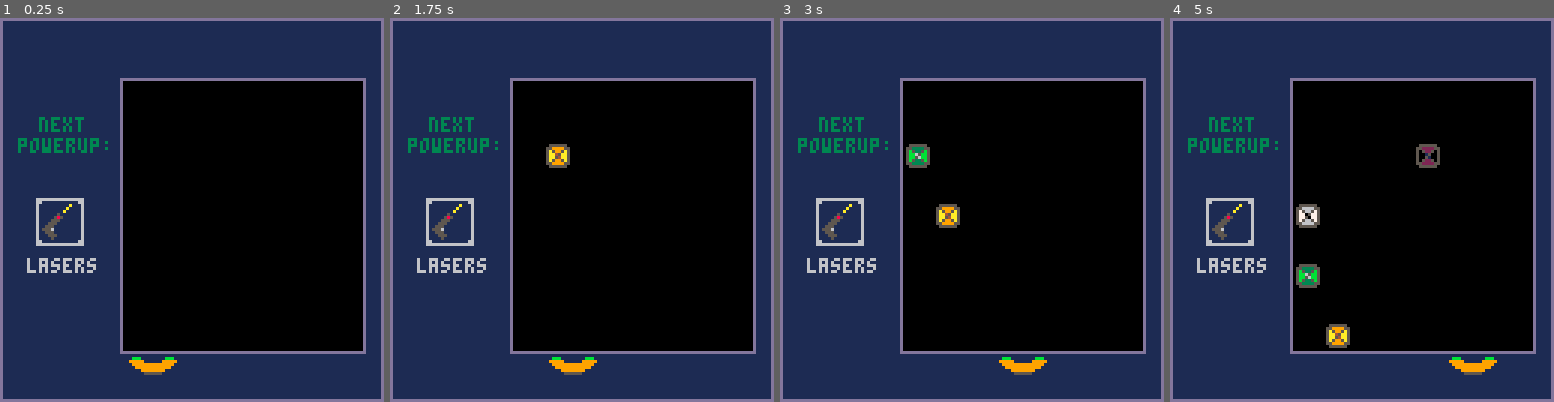
Above: before the commit, frames 1-4 (left to right).
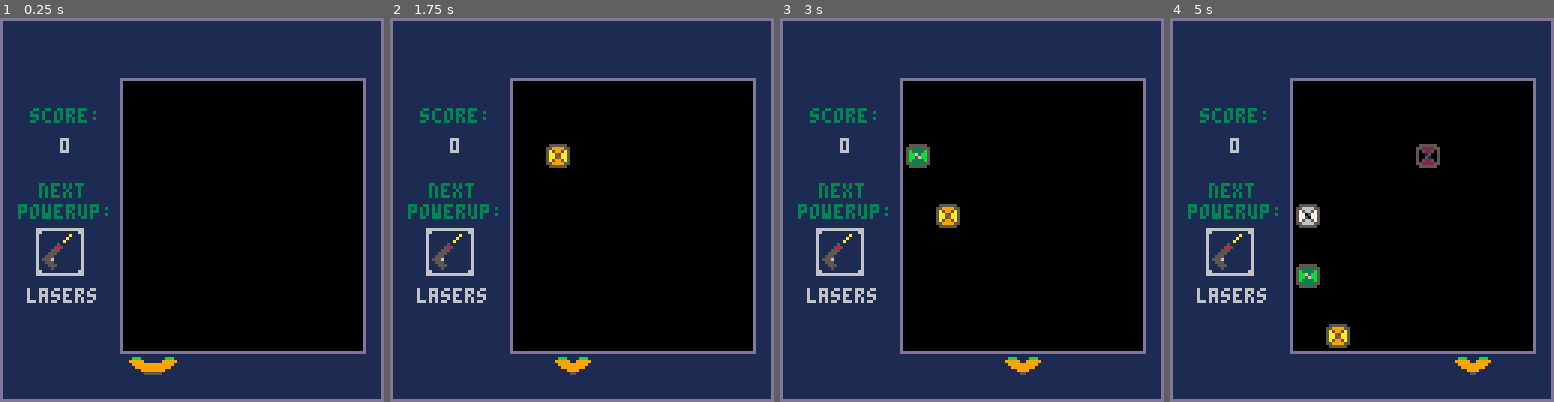
Above: after the commit, the same moments.

Repository: elennick/switchxs
Game: PICO-8 cartridge switchxs.p8
The game is run twice, just before and just after one commit, with the same random seed, the same clock (stepped at 60 frames per second) and the same inputs.
Inputs:
- Up to frame 1 (0.25 s): no input
- Up to frame 2 (1.75 s): tap X (X key) at 0.33, 1.07 s; tap O (Z key) at 0.7, 1.7 s; hold Right from 1.6 s (still down)
- Up to frame 3 (3 s): tap X (X key) at 1.85, 2.97 s; release Right at 2.1 s; tap O (Z key) at 2.1, 2.5, 2.9 s; hold Right from 2.47 s (still down)
- Up to frame 4 (5 s): release Right at 3.03 s; hold Left 3.08-3.58 s; tap O (Z key) every 0.4 s from 3.3 to 4.9 s; hold Down 3.63-3.97 s; hold Right 4.02-4.68 s; tap X (X key) at 4.08 s

The runs differ from the first frame. In frame 1, 3.1% of the frame differs, in the area x 4-29%, y 23-75%; in frame 2, 3.3%, in the area x 4-54%, y 23-93%; in frame 3, 3.3%; in frame 4, 3.3%.

Commit message:
made flipper animate and tiles can now match

Diff:
--- a/switchxs.p8
+++ b/switchxs.p8
@@ -10,8 +10,15 @@
   delta = 0
   spawntimer = 0
 
+  score = 0
+  powerlevel = 0
+
   flipper = {}
   flipper.x = 1
+  flipper.spr = {11, 13, 27, 13}
+  flipper.curfrm = 1
+  flipper.tslaf = 0
+  flipper.animating = false
 
   tiles = {} //array of tiles
   grid = {} //2d grid of tiles
@@ -36,6 +43,7 @@
     newtile.x = row
     newtile.y = 1
     newtile.spr = img
+    newtile.ani = {20,21,22,23,24}
     newtile.falling = true
     newtile.exploding = false
     add(tiles, newtile)
@@ -43,29 +51,53 @@
     spawntimer = 0
   end
 
-  //move tiles downward
+  //move tiles downward and
+  //check for matches
   delta += 1
   if delta > 15 then
     for k, v in pairs(tiles) do
+      //move down
       local itb = is_tile_below(v)
       if not itb and v.y < t_height - 1
       		then v.y = min(t_height - 1, v.y+1)
       else
         v.falling = false
       end
+
+      //check for matches
+      if v.y < t_height then
+        local tile1 = grid[v.x][v.y]
+        local tile2 = grid[v.x][v.y+1]
+
+        if tile1 ~= nil and tile2 ~= nil and tile1.spr == tile2.spr then
+          del(tiles, tile1)
+          del(tiles, tile2)
+          score += 50
+        end
+      end
     end
     delta = 0
   end
 
   //check input
-  if btnp(0)
-  		then flipper.x = max(1, flipper.x-1)
-		elseif btnp(1)
-		  then flipper.x = min(t_width-1, flipper.x+1)
-		elseif btnp(3)
-		  then delta = 31
-		elseif btnp(4) or btnp(5)
-		  then flip_columns()
+  if btnp(0) then
+    flipper.x = max(1, flipper.x-1)
+		elseif btnp(1) then
+		  flipper.x = min(t_width-1, flipper.x+1)
+		elseif btnp(3) then
+		  delta = 31
+		elseif btnp(4) or btnp(5) then
+		  flip_columns()
+		end
+
+		//animate
+		if flipper.animating then
+		  flipper.curfrm += 1
+		  if flipper.curfrm > #flipper.spr then
+		    flipper.curfrm = 1
+		    flipper.animating = false
+		    flipper.tslaf = 0
+		  end
 		end
 end
 
@@ -92,6 +124,10 @@
       then v.x -= 1
     end
   end
+
+  flipper.curfrm = 1
+		flipper.tslaf = 0
+		flipper.animating = true
 end
 
 function is_tile_below(tile)
@@ -117,32 +153,39 @@
   end
 
   //draw flipper
-  spr(11, 33 + (flipper.x * 10), 113, 2, 1)
+  spr(flipper.spr[flipper.curfrm],
+      33 + (flipper.x * 10),
+      113,
+      2,
+      1)
 
   //draw widgets
-  print("next", 13, 33, 3)
-  print("powerup:", 6, 40, 3)
-  spr(33, 12, 60, 2, 2)
-  print("lasers", 9, 80, 6)
+  print("score:", 10, 30, 3)
+  print(score, 20, 40, 6)
+
+  print("next", 13, 55, 3)
+  print("powerup:", 6, 62, 3)
+  spr(33, 12, 70, 2, 2)
+  print("lasers", 9, 90, 6)
 end
 
 __gfx__
-000000000555555005555550055555500555555005555550055555500555555000aaaa000000000000c00bb00bbb00000000bbb0000000000000000000000000
-0000000055eeee555533335555cccc5555999955552222555566665555ffff550a9999a0707007073010b0009999900000099999000000000000000000000000
-00700700585ee5855b5335b5515cc5155a5995a55052250557566575545ff545a957957aaaaaaaaa300b00c10999999999999990000000000000000000000000
-00077000588258855bb65bb5511d51155aa45aa55001500557705775544d5445a977977aa999999a0303b3000099999999999900000000000000000000000000
-00077000588528855bb56bb55115d1155aa54aa550051005577507755445d445a999999aa999999a003b30300000999999990000000000000000000000000000
-00700700585ee5855b5335b5515cc5155a5995a55052250557566575545ff545aaaaaaaaa999999a1c00b0030000055555500000000000000000000000000000
+000000000555555005555550055555500555555005555550055555500555555000aaaa000000000000c00bb00bbb00000000bbb0000bbb0000bbb00000000000
+0000000055eeee555533335555cccc5555999955552222555566665555ffff550a9999a0707007073010b0009999900000099999009999900999990000000000
+00700700585ee5855b5335b5515cc5155a5995a55052250557566575545ff545a957957aaaaaaaaa300b00c10999999999999990000999999999900000000000
+00077000588258855bb65bb5511d51155aa45aa55001500557705775544d5445a977977aa999999a0303b3000099999999999900000099999999000000000000
+00077000588528855bb56bb55115d1155aa54aa550051005577507755445d445a999999aa999999a003b30300000999999990000000000999900000000000000
+00700700585ee5855b5335b5515cc5155a5995a55052250557566575545ff545aaaaaaaaa999999a1c00b0030000055555500000000000055000000000000000
 0000000055eeee555533335555cccc5555999955552222555566665555ffff55707007070a9999a0000b01030000000000000000000000000000000000000000
 00000000055555500555555005555550055555500555555005555550055555500000000000aaaa000bb00c000000000000000000000000000000000000000000
-00000000099999900999999009999990000000000000000000000000000000000000000000000000000000000000000000000000000000000000000000000000
-0000000099cccc9999bbbb9999888899000000000000000000000000000000000000000000000000000000000000000000000000000000000000000000000000
-000000009c555cc99b555bb998888589000000000000000000000000000000000000000000000000000000000000000000000000000000000000000000000000
-000000009cccc5c99bbbb5b998885589000000000000000000000000000000000000000000000000000000000000000000000000000000000000000000000000
-000000009cc55cc99bb55bb998858589000000000000000000000000000000000000000000000000000000000000000000000000000000000000000000000000
-000000009c5cccc99bbbb5b998555589000000000000000000000000000000000000000000000000000000000000000000000000000000000000000000000000
-000000009955559999555b9999888599000000000000000000000000000000000000000000000000000000000000000000000000000000000000000000000000
-00000000099999900999999009999990000000000000000000000000000000000000000000000000000000000000000000000000000000000000000000000000
+0000000009999990099999900999999000000000000000000000000000700700090070000000000000000000000000bbbb000000000000000000000000000000
+0000000099cccc9999bbbb9999888899000000000000000000700700700000070000000900000000000000000000099999900000000000000000000000000000
+000000009c555cc99b555bb998888589000000000007700007000070000900000000000000000000000000000000099999900000000000000000000000000000
+000000009cccc5c99bbbb5b998885589000770000079970000090900700009070700900000000000000000000000009999000000000000000000000000000000
+000000009cc55cc99bb55bb998858589000770000079970000009000700000070000000000000000000000000000000990000000000000000000000000000000
+000000009c5cccc99bbbb5b998555589000000000007700007900070009009000000007000000000000000000000000550000000000000000000000000000000
+000000009955559999555b9999888599000000000000000000700700700000070090000000000000000000000000000000000000000000000000000000000000
+00000000099999900999999009999990000000000000000000000000007007000000007000000000000000000000000000000000000000000000000000000000
 00000000666666666666666600000000000000000000000000000000000000000000000000000000000000000000000000000000000000000000000000000000
 00000000660000000000006600000000000000000000000000000000000000000000000000000000000000000000000000000000000000000000000000000000
 0000000060000000000a000600000000000000000000000000000000000000000000000000000000000000000000000000000000000000000000000000000000
